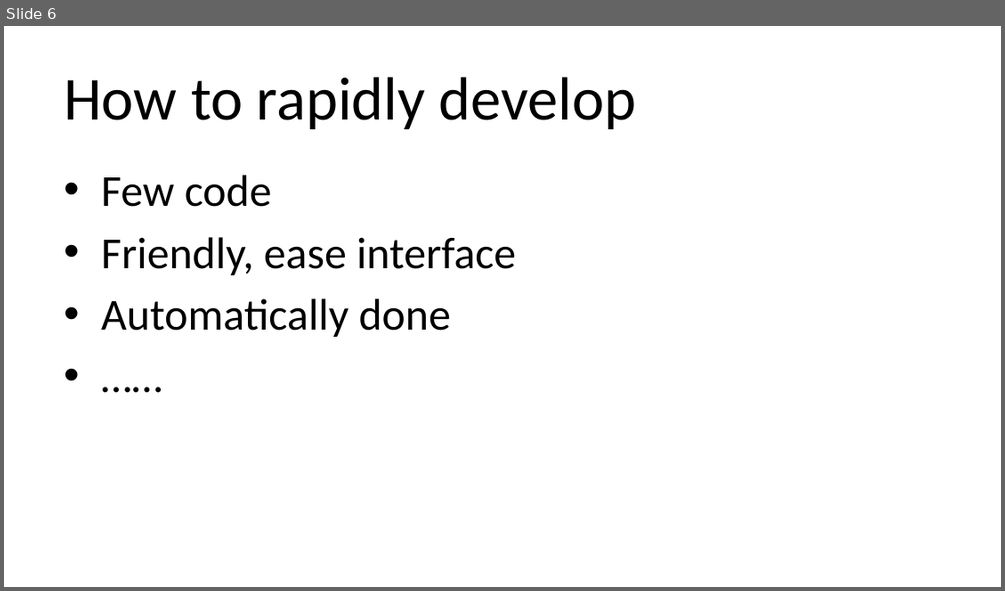
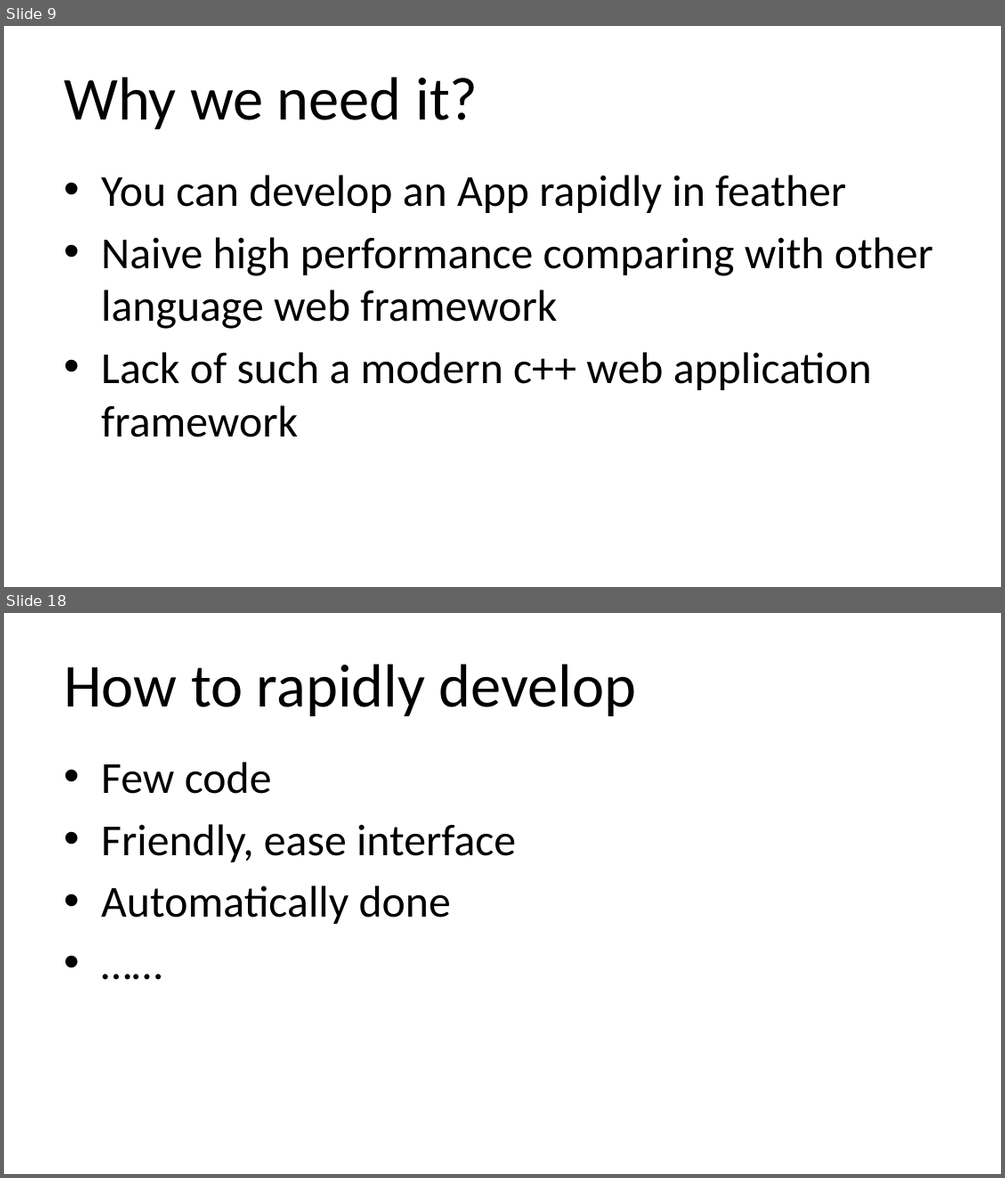
Before and after one commit to qicosmos/cppcon2018, a slide deck: cppcon2018.pptx. Shown one above the other, each under a label of ours: slide 6 before the commit, slides 9 and 18 after it; the slides between them are not shown. The pictures are 1005x591 and 1005x1178 pixels, drawn with LibreOffice and Linux fonts; fonts in the diff are those of the drawing. Boxes give left, top, right and bottom in pixels: in the first picture for what was removed or moved away, otherwise in the second. Text is boxed around its words. In the diff, an @@ line names an element or a change of style, - is before the commit and + after.

```diff
--- a/cppcon2018.pptx
+++ b/cppcon2018.pptx
@@ slide 9 added at box(4, 26, 1001, 587), background #FFFFFF @@
@@ title added at box(64, 77, 477, 129), 44 pt, text #000000 @@
+Why we need it?
@@ text added at box(101, 175, 933, 437), 32 pt, text #000000 @@
+• You can develop an App rapidly in feather
+• Naive high performance comparing with other language web framework
+• Lack of such a modern c++ web application framework
@@ what was slide 6 is now slide 18 @@
```
Also in this commit, not shown: 5 slides changed, 11 other slides added.
